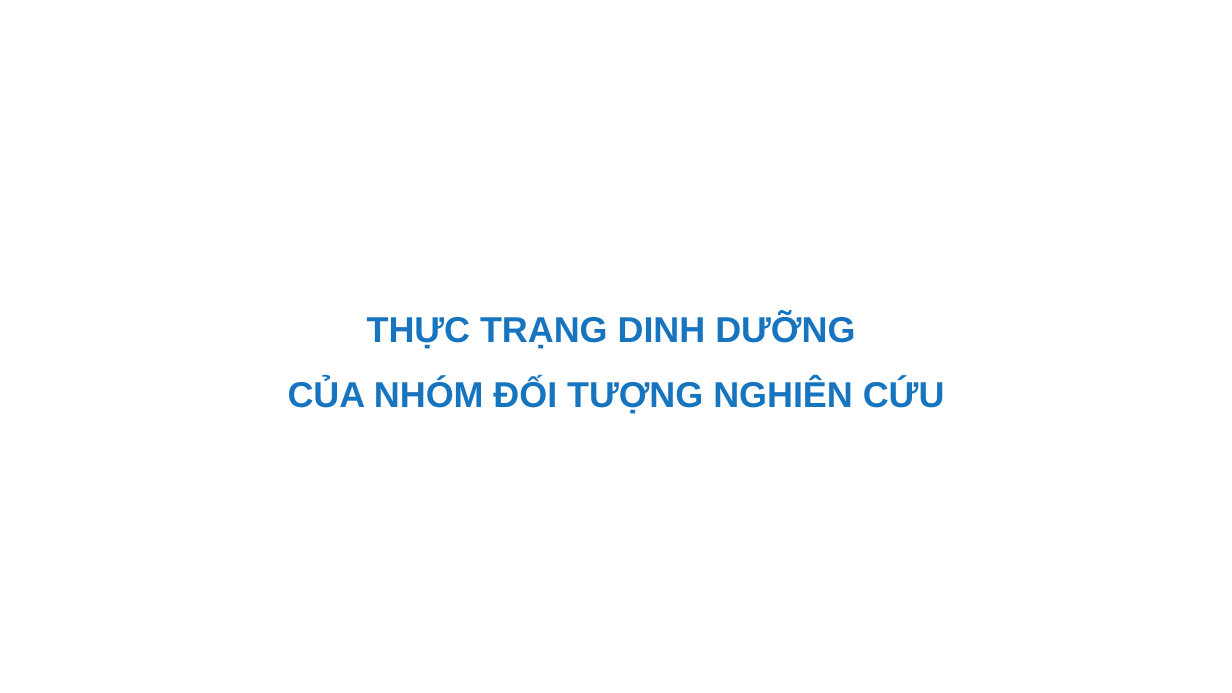
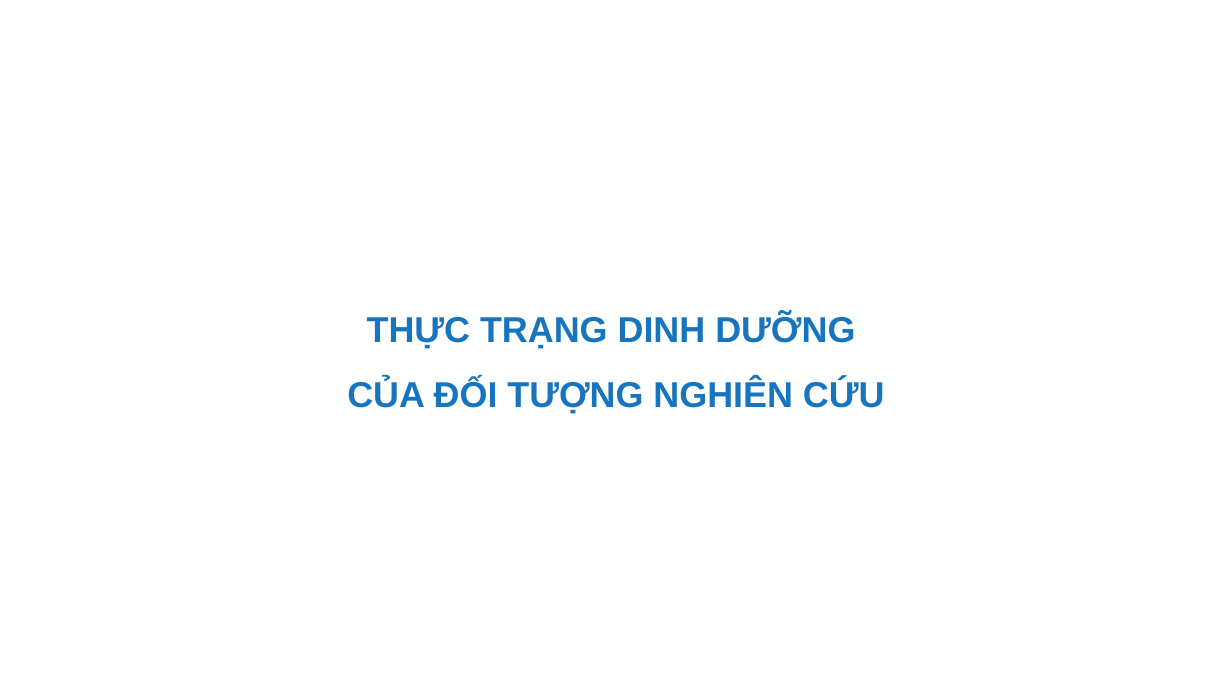
Before and after one commit to MedPocket/HPMUGraduation-thesis, a slide deck: slide 21 of Thuc-trang-va-mot-so-yeu-to-lien-quan-dinh-duong-BN-lao-phoi_Nhat-Nguyen.pptx. Drawn at 1232x693 pixels with LibreOffice and Linux fonts; fonts in the diff are those of the drawing; background and template pictures are left out. Boxes give left, top, right and bottom in pixels: in the first picture for what was removed or moved away, otherwise in the second. Text is boxed around its words. In the diff, an @@ line names an element or a change of style, - is before the commit and + after.

```diff
--- a/Thuc-trang-va-mot-so-yeu-to-lien-quan-dinh-duong-BN-lao-phoi_Nhat-Nguyen.pptx
+++ b/Thuc-trang-va-mot-so-yeu-to-lien-quan-dinh-duong-BN-lao-phoi_Nhat-Nguyen.pptx
@@ text at <box>347,379,885,414</box>: text changed @@
-CỦA NHÓM ĐỐI TƯỢNG NGHIÊN CỨU
+CỦA ĐỐI TƯỢNG NGHIÊN CỨU
```
Also in this commit, not shown: 2 other slides changed, 1 slide removed, 1 other file.
